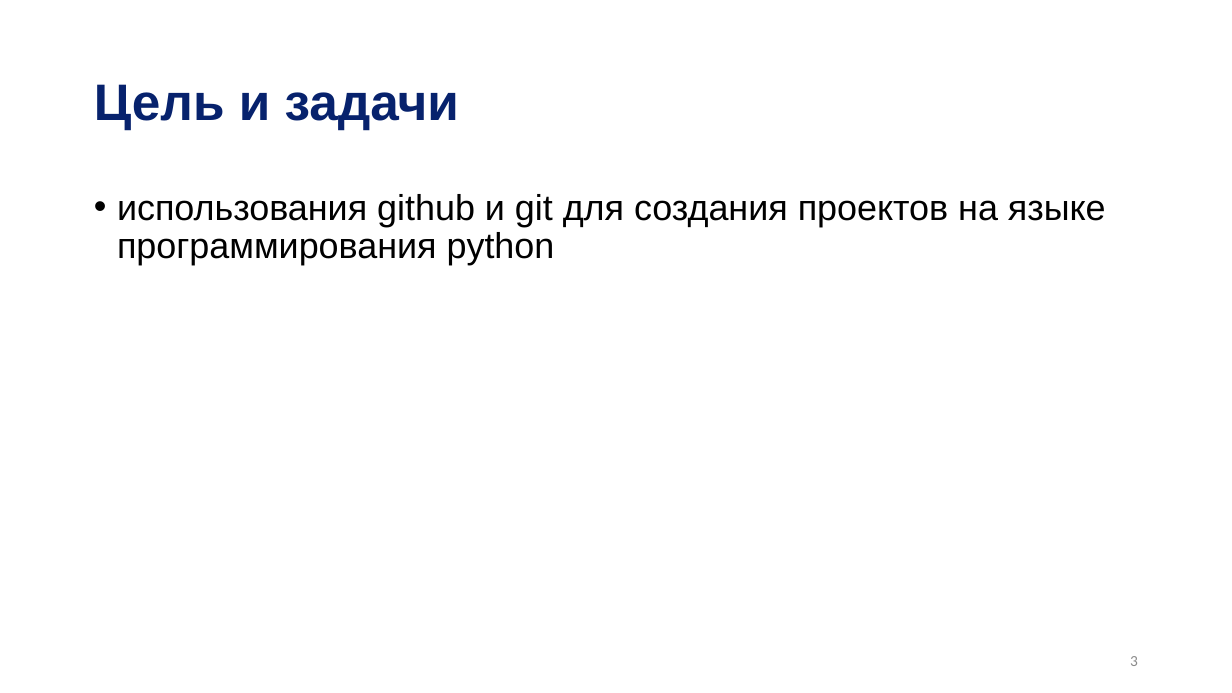
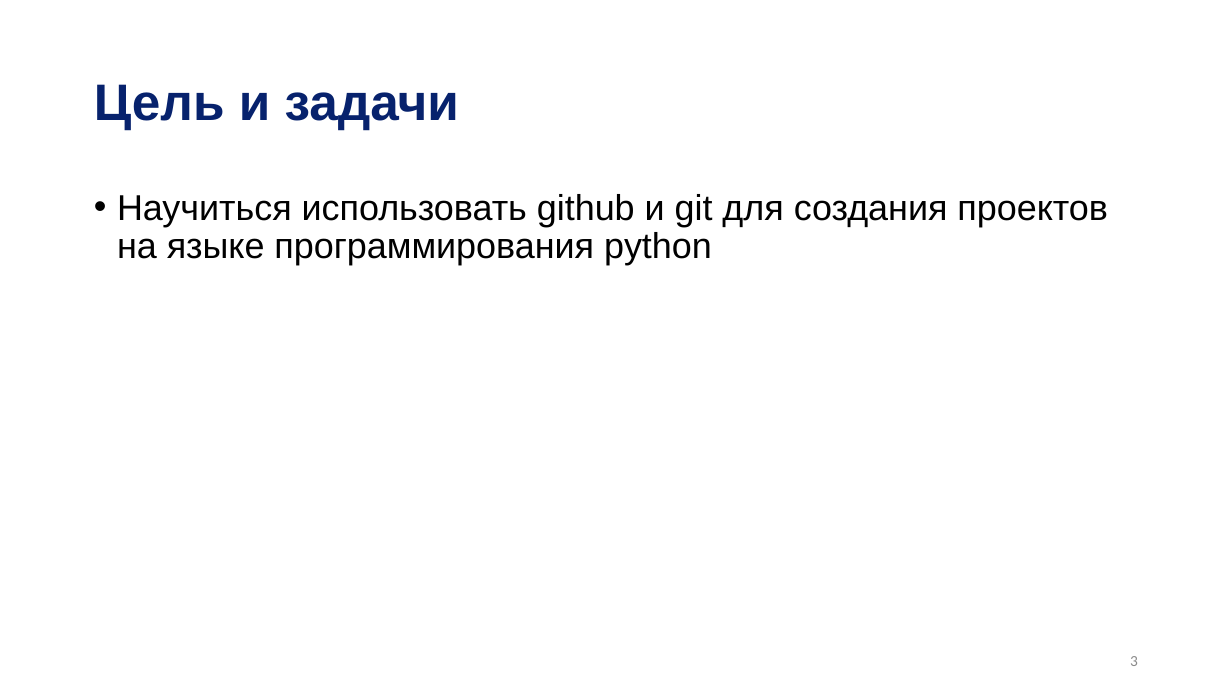
Before and after one commit to f3f44/ConGame, a slide deck: slide 3 of presentation.pptx. Drawn at 1232x693 pixels with LibreOffice and Linux fonts; fonts in the diff are those of the drawing; background and template pictures are left out. Boxes give left, top, right and bottom in pixels: in the first picture for what was removed or moved away, otherwise in the second. Text is boxed around its words. In the diff, an @@ line names an element or a change of style, - is before the commit and + after.

```diff
--- a/presentation.pptx
+++ b/presentation.pptx
@@ text at [117,194,1107,265]: text changed @@
-• использования github и git для создания проектов на языке программирования python
+• Научиться использовать github и git для создания проектов на языке программирования python
```
Also in this commit, not shown: 2 other slides changed, 6 other files.
